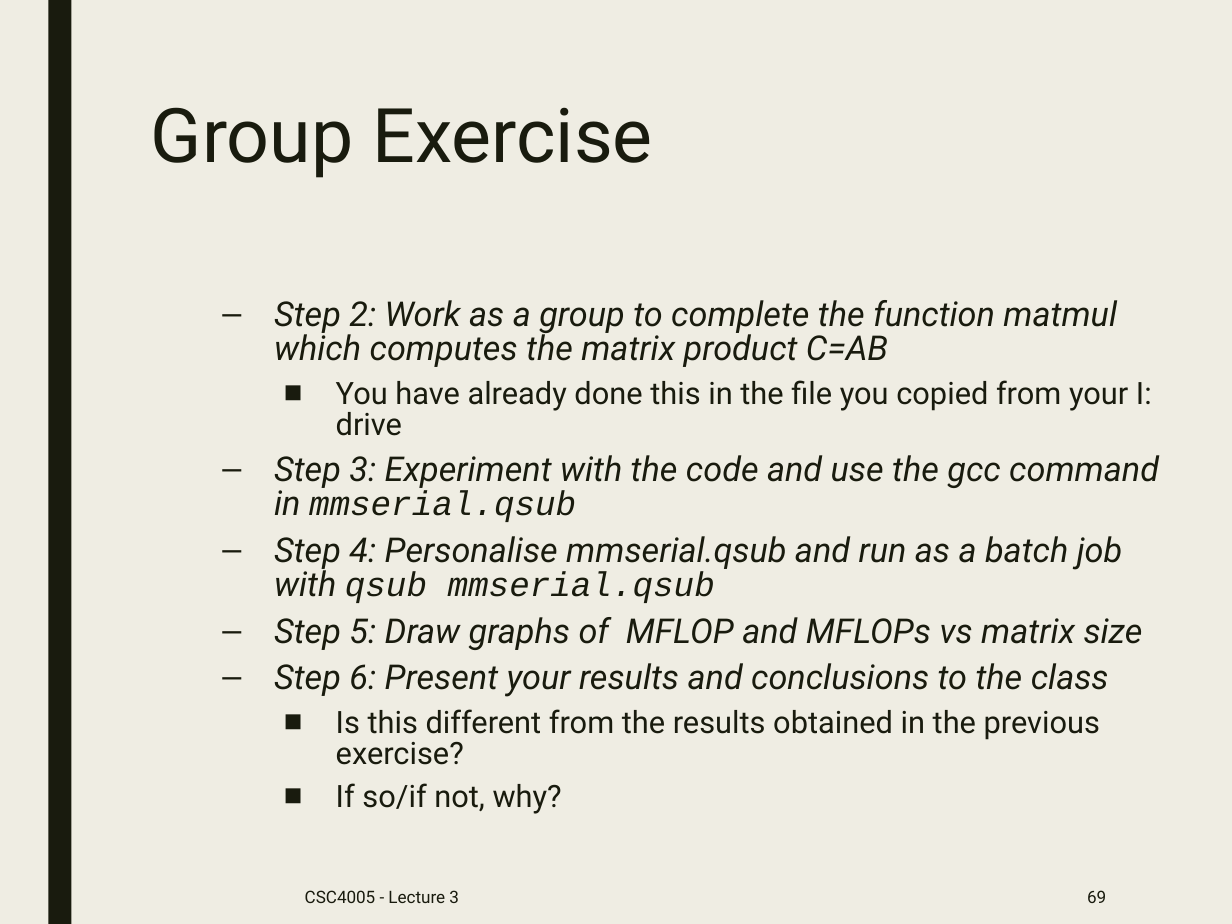
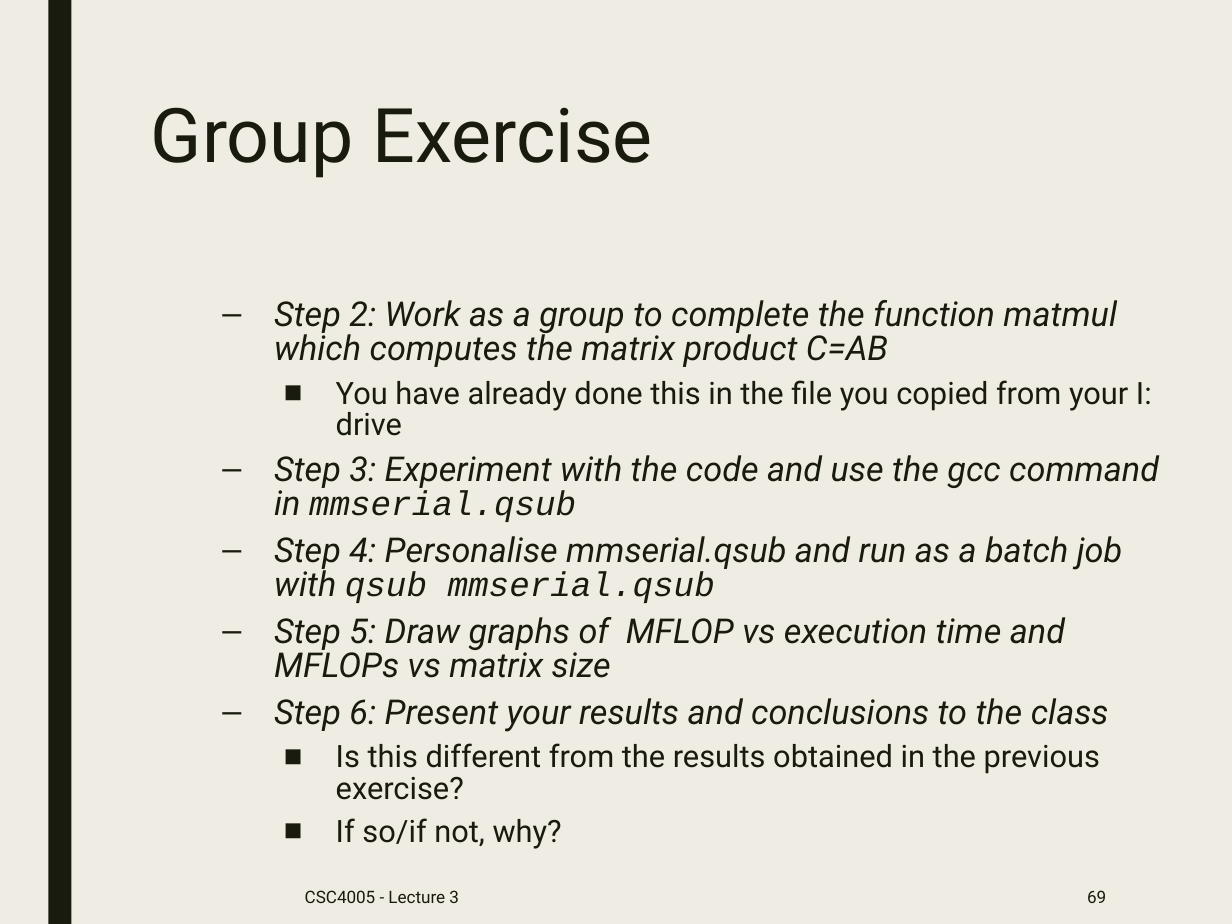
Before and after one commit to kagamikuro/CSC4005-parallel-programming, a slide deck: slide 69 of lectures/CSC4005_2_Parallel_Computer_Memory_Architectures_Programming_Models_draft.pptx. Drawn at 1232x924 pixels with LibreOffice and Linux fonts; fonts in the diff are those of the drawing. Boxes give left, top, right and bottom in pixels: in the first picture for what was removed or moved away, otherwise in the second. Text is boxed around its words. In the diff, an @@ line names an element or a change of style, - is before the commit and + after.

```diff
--- a/lectures/CSC4005_2_Parallel_Computer_Memory_Architectures_Programming_Models_draft.pptx
+++ b/lectures/CSC4005_2_Parallel_Computer_Memory_Architectures_Programming_Models_draft.pptx
@@ text at box(274, 617, 1065, 678): text changed @@
-  – Step 5: Draw graphs of MFLOP and MFLOPs vs matrix size
+  – Step 5: Draw graphs of MFLOP vs execution time and MFLOPs vs matrix size
```
Also in this commit, not shown: 1 other slide changed, 1 other file.
